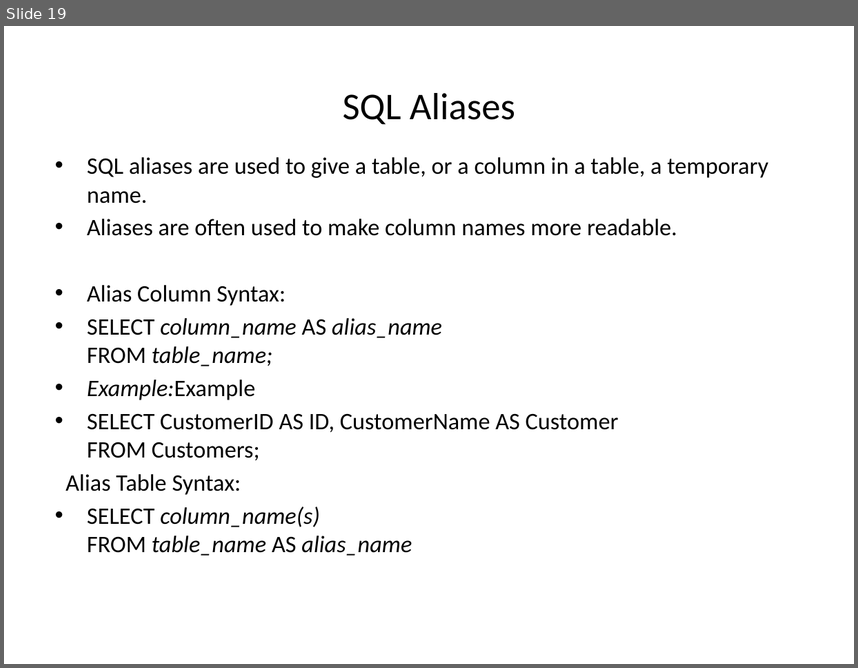
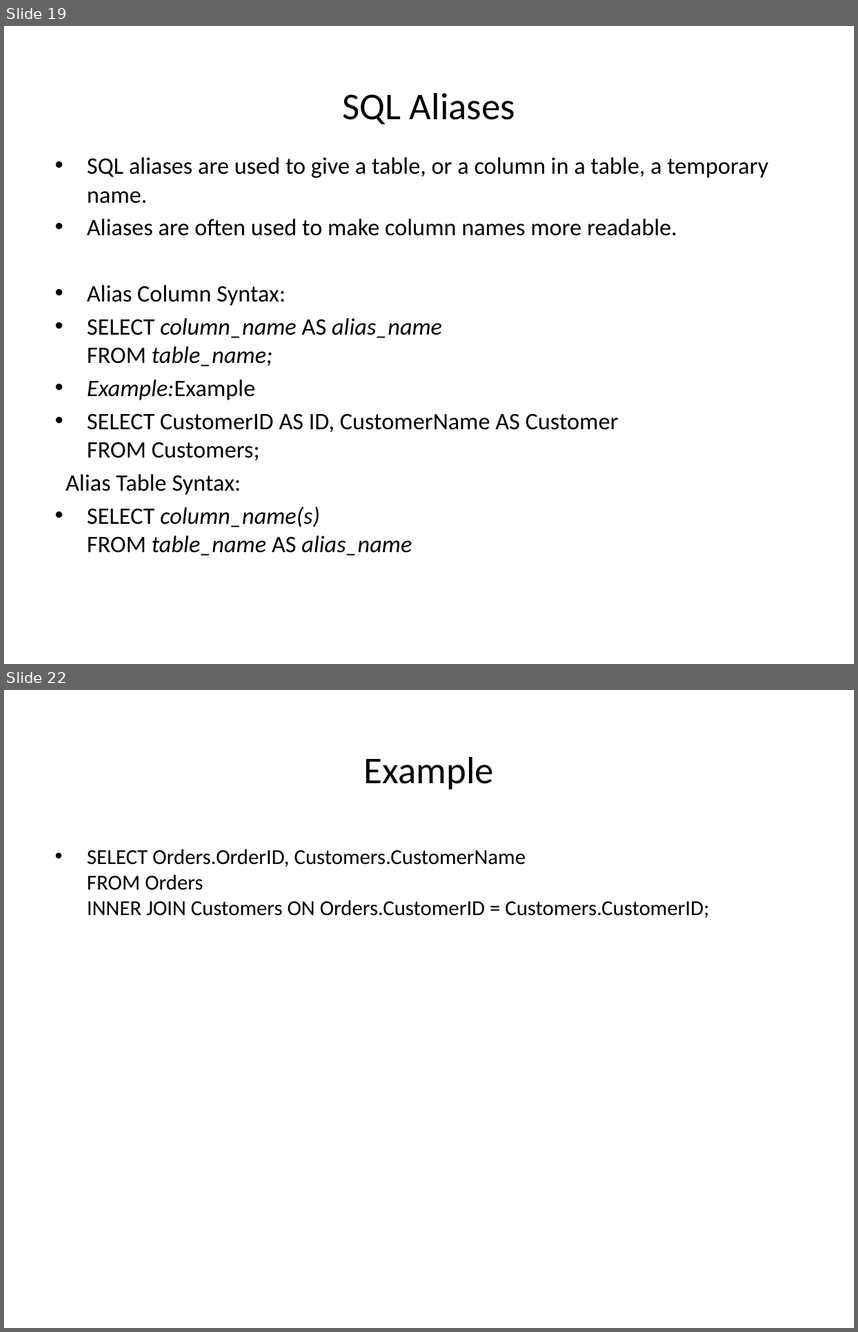
Before and after one commit to goudp4959/Oracle, a slide deck: SQL-latest.pptx. Shown one above the other, each under a label of ours: slide 19 before the commit, slides 19 and 22 after it; the slides between them are not shown. The pictures are 858x668 and 858x1332 pixels, drawn with LibreOffice and Linux fonts; fonts in the diff are those of the drawing. Boxes give left, top, right and bottom in pixels: in the first picture for what was removed or moved away, otherwise in the second. Text is boxed around its words. In the diff, an @@ line names an element or a change of style, - is before the commit and + after.

```diff
--- a/SQL-latest.pptx
+++ b/SQL-latest.pptx
@@ slide 22 added at (x1=4, y1=690, x2=854, y2=1328), background #FFFFFF @@
@@ title added at (x1=364, y1=757, x2=494, y2=789), 32 pt, text #000000 @@
+Example
@@ text added at (x1=87, y1=849, x2=709, y2=918), 18 pt, text #000000 @@
+• SELECT Orders.OrderID, Customers.CustomerName
+  FROM Orders
+  INNER JOIN Customers ON Orders.CustomerID = Customers.CustomerID;
```
Also in this commit, not shown: 8 other slides added, 1 slide removed.
